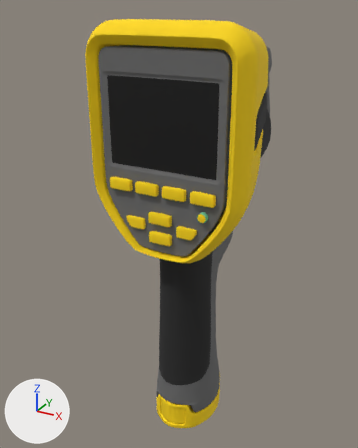
Before and after pictures for a commit that changed the FBX model Assets/Project/3D/LAN/紅外線熱顯像儀.FBX.
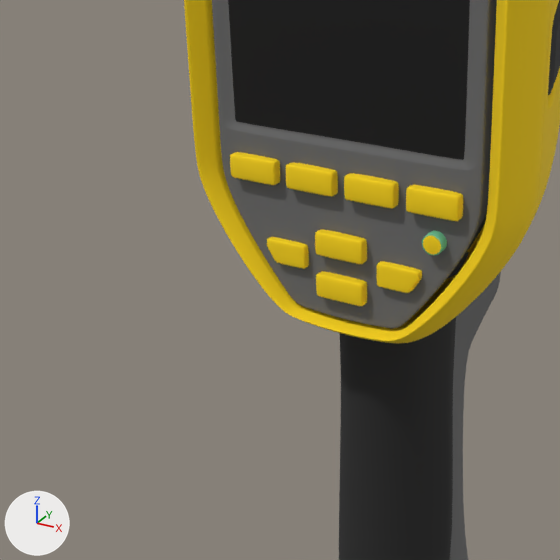
Old and new are each drawn whole from a 50 mm lens placed at (0.189, -0.362, 0.289), pointed at (-0.019, 0.017, 0.1) and again close up on the part from 1% to 73% of the width and 24% to 81% of the height. Lighting does not change. The marker at lower left points along +X, +Y and +Z. Where no turn or scale is listed for an object, it has been applied to the vertices.

The first close-up shows '紅外線熱顯像儀_本體'.
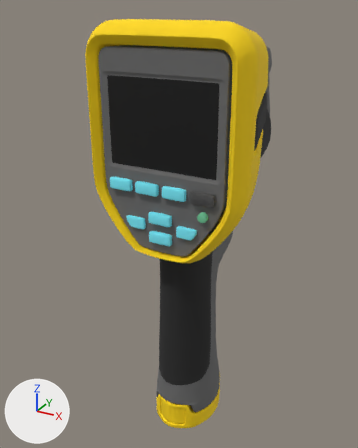
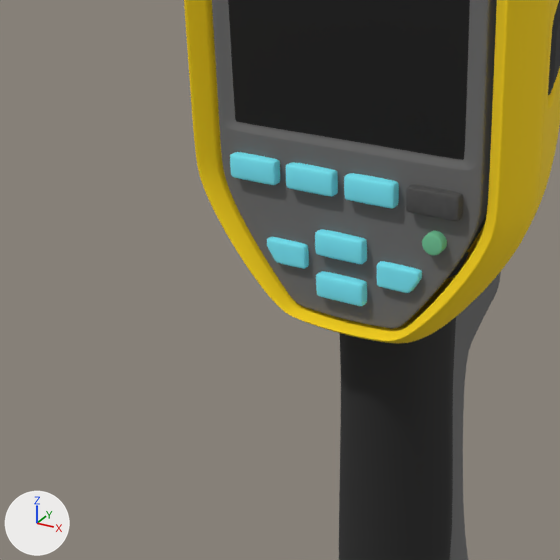
Changed parts and their boxes (x1, y1, x2, y2) in the close-ups (560 x 560 px):
part 1 of me_mesh, recoloured (yellow to green)
    both: (423, 236, 441, 255)
part 2 of me_mesh, recoloured (yellow to cyan)
    both: (230, 152, 422, 306)
part 3 of me_mesh, recoloured (yellow to grey)
    both: (406, 185, 463, 221)

Edits to the bpy script that builds the scene:
```text
Add img_normal_20_4_png:
    img_normal_20_4_png = load_image('normal_20-4.png', '../../Texture/normal_20-4.png', 1005, 1005, 'Non-Color')
Add mat_plastic_black_normal:
    mat_plastic_black_normal = bpy.data.materials.new('Plastic_black_normal')
    # colours: dark grey #4f4f4f
    # uses the picture img_normal_20_4_png
Add mat_lightblue:
    mat_lightblue = principled_material('lightBlue')
    mat_lightblue.base_color = (0.192, 0.859, 1.0)  # cyan #79eeff
    mat_lightblue.roughness = 0.859
Change me_mesh:
    where me_mesh.from_pydata(...)  # 45614 vertices, 44752 faces; spans x -0.069..0.069, y 0.017..0.169, z 0.026..0.404
    used by ob_紅外線熱顯像儀_本體; location = (0.0003, -0.0693, -0.1234)
    me_mesh part 1: 72 of the faces centred in x 0.034..0.041, y 0.018, z 0.263..0.269 switch from mat_yellow (yellow #ffd700) to mat_green (green #70c597)
    me_mesh part 2: 3120 of the faces centred in x -0.047..0.032, y 0.018..0.022, z 0.235..0.285 switch from mat_yellow (yellow #ffd700) to mat_lightblue (cyan #79eeff)
    me_mesh part 3: 496 of the faces centred in x 0.027..0.047, y 0.018..0.022, z 0.276..0.285 switch from mat_yellow (yellow #ffd700) to mat_plastic_black_normal
```
